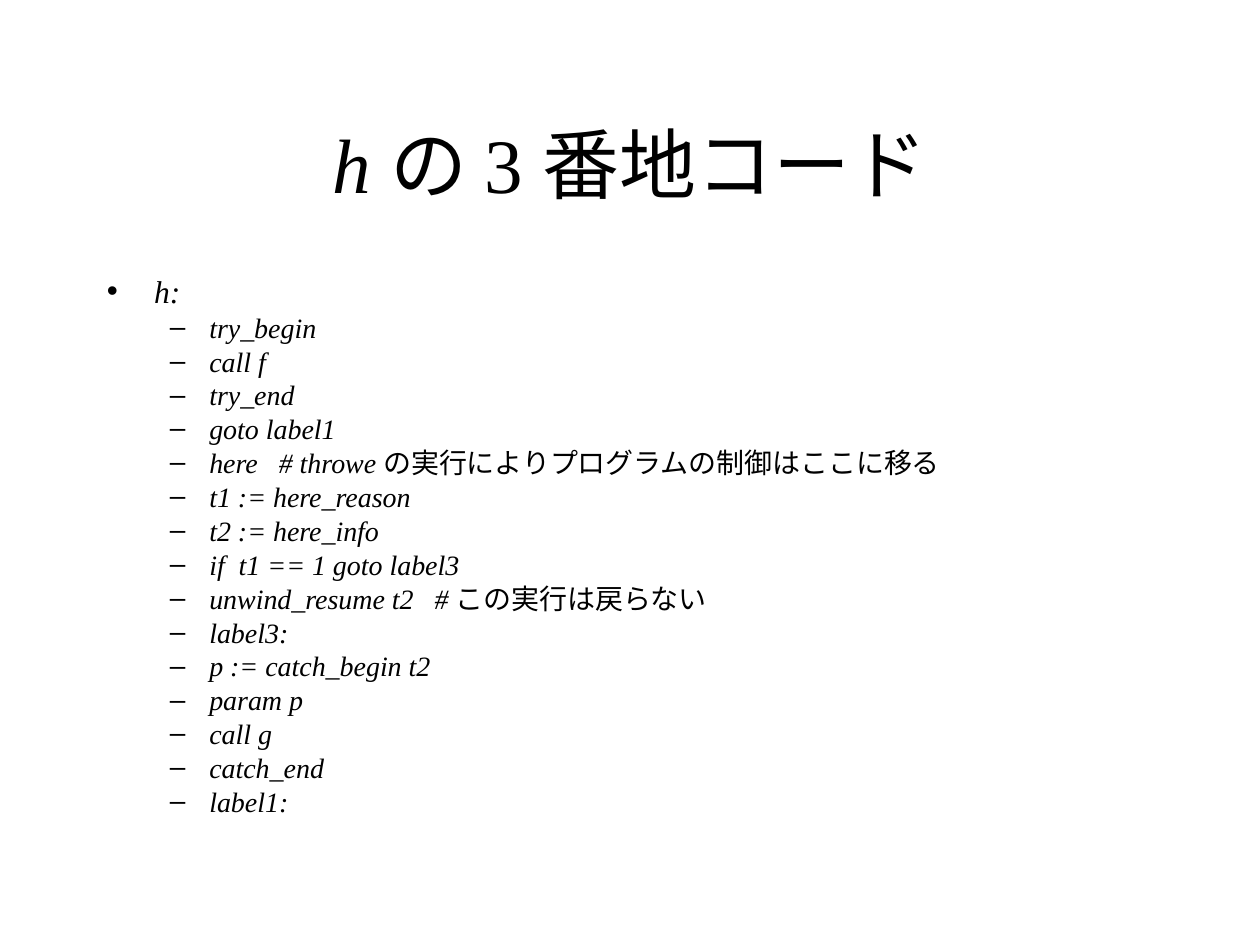
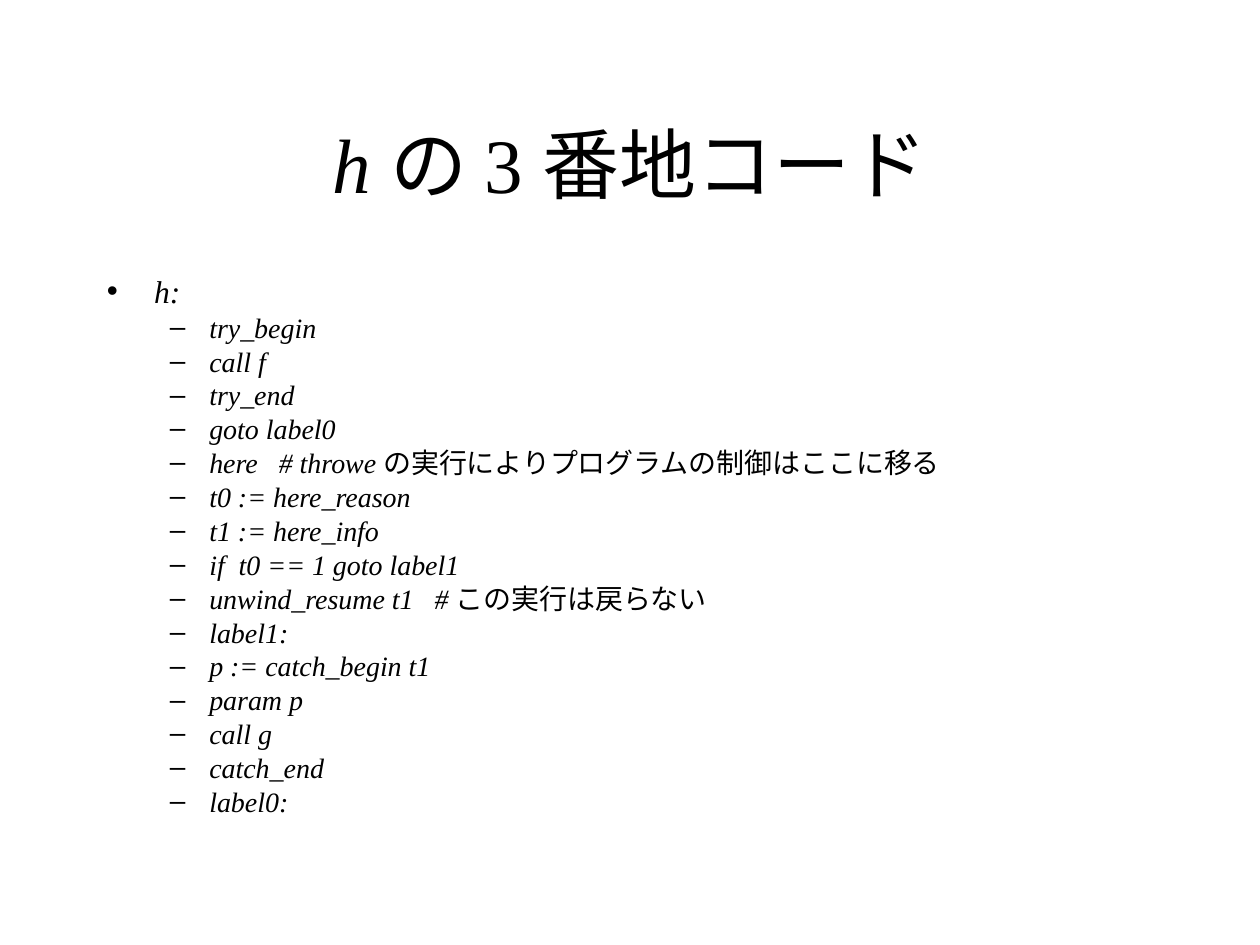
Before and after one commit to KeiHasegawa/cxx_doc, a slide deck: slide 4 of 24_exception_3ac.ppt. Drawn at 1260x945 pixels with LibreOffice and Linux fonts; fonts in the diff are those of the drawing. Boxes give left, top, right and bottom in pixels: in the first picture for what was removed or moved away, otherwise in the second. Text is boxed around its words. In the diff, an @@ line names an element or a change of style, - is before the commit and + after.

```diff
--- a/24_exception_3ac.ppt
+++ b/24_exception_3ac.ppt
@@ text at (209,419,336,445): text changed @@
-  – goto label1
+  – goto label0
@@ text at (209,487,707,682): text changed @@
-  – t1 := here_reason
-  – t2 := here_info
-  – if t1 == 1 goto label3
-  – unwind_resume t2 # この実行は戻らない
-  – label3:
-  – p := catch_begin t2
+  – t0 := here_reason
+  – t1 := here_info
+  – if t0 == 1 goto label1
+  – unwind_resume t1 # この実行は戻らない
+  – label1:
+  – p := catch_begin t1
@@ text at (209,792,288,813): text changed @@
-  – label1:
+  – label0:
```
Also in this commit, not shown: 4 other slides changed, 2 slides added, 3 other files.
